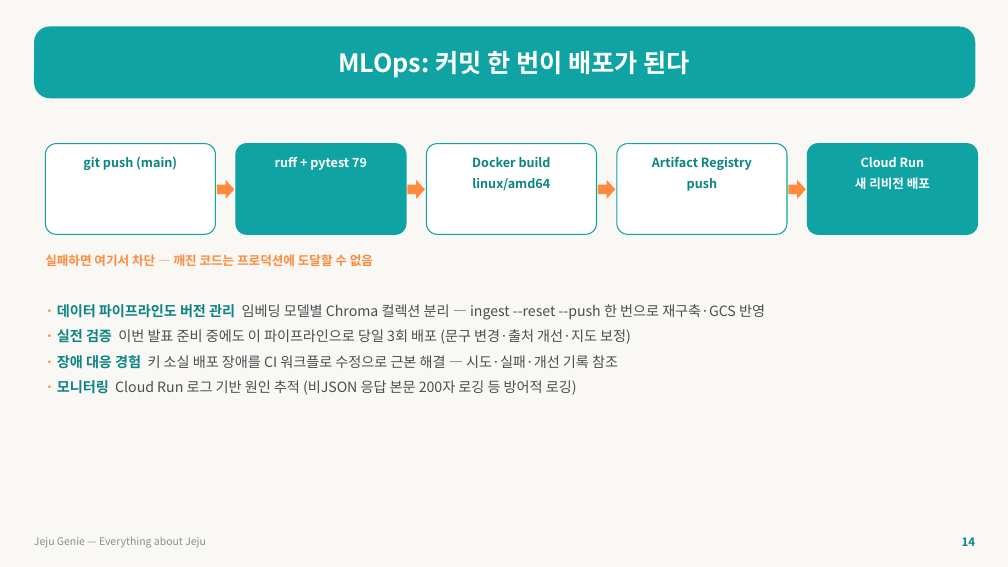
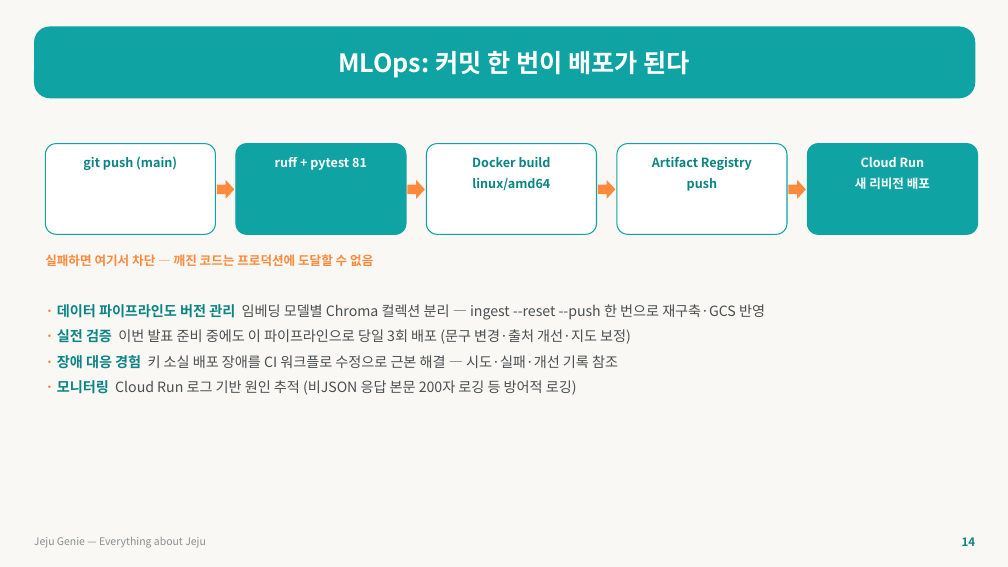
Before and after one commit to juyoo0729/jeju-genie, a slide deck: slide 15 of doc/제주지니_발표자료.pptx. Drawn at 1008x567 pixels with LibreOffice and Linux fonts; fonts in the diff are those of the drawing. Boxes give left, top, right and bottom in pixels: in the first picture for what was removed or moved away, otherwise in the second. Text is boxed around its words. In the diff, an @@ line names an element or a change of style, - is before the commit and + after.

```diff
--- a/doc/제주지니_발표자료.pptx
+++ b/doc/제주지니_발표자료.pptx
@@ text at [275,157,367,170]: text changed @@
-ruff + pytest 79
+ruff + pytest 81
```
Also in this commit, not shown: 10 other slides changed, 3 other files.
